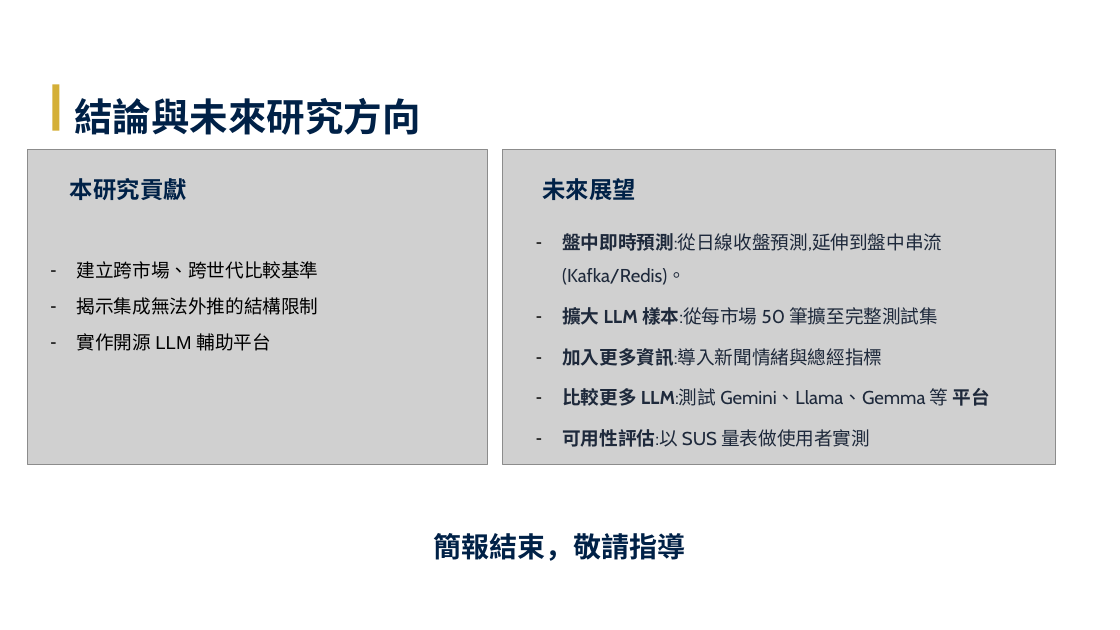
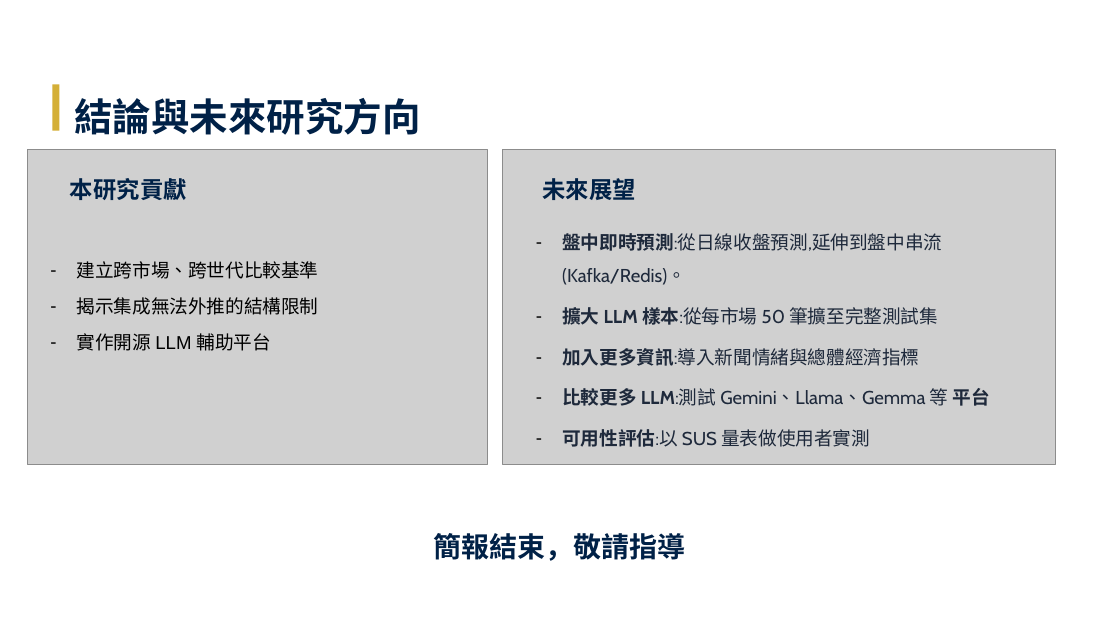
Before and after one commit to Tzu-Lin/ETF-AI-Project, a slide deck: slide 36 of 林子瑜-LLM_ETF_修訂九版_v20260628.pptx. Drawn at 1120x630 pixels with LibreOffice and Linux fonts; fonts in the diff are those of the drawing; grey boxes stand for pictures. Boxes give left, top, right and bottom in pixels: in the first picture for what was removed or moved away, otherwise in the second. Text is boxed around its words. In the diff, an @@ line names an element or a change of style, - is before the commit and + after.

```diff
--- a/林子瑜-LLM_ETF_修訂九版_v20260628.pptx
+++ b/林子瑜-LLM_ETF_修訂九版_v20260628.pptx
@@ text at [562, 348, 919, 366]: text changed @@
-– 加入更多資訊:導入新聞情緒與總經指標
+– 加入更多資訊:導入新聞情緒與總體經濟指標
```
Also in this commit, not shown: 3 other slides changed, 2 other files.
